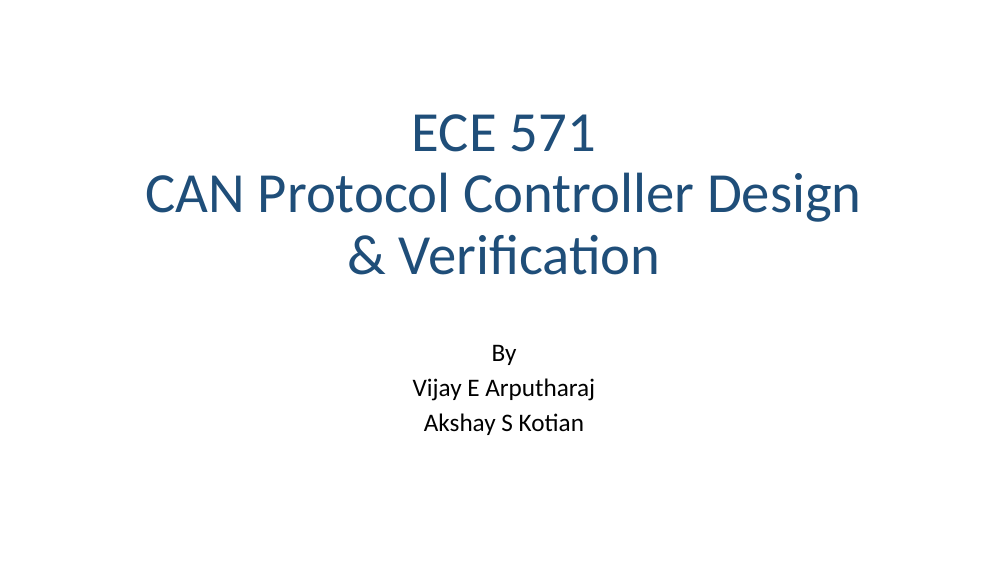
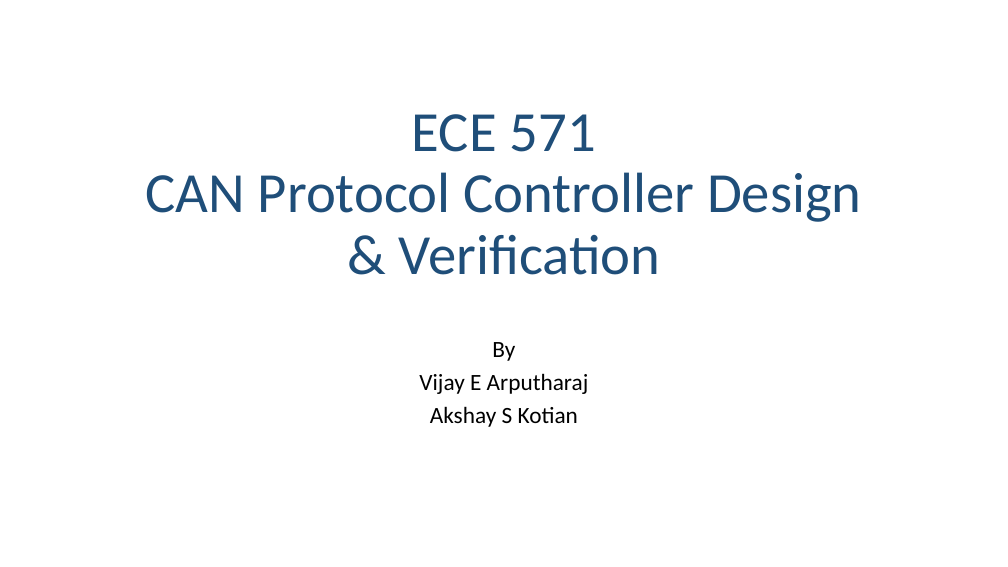
Before and after one commit to mafzzz/can-controller, a slide deck: slide 1 of Docs/Final Project Presenatation.pptx. Drawn at 1008x567 pixels with LibreOffice and Linux fonts; fonts in the diff are those of the drawing. Boxes give left, top, right and bottom in pixels: in the first picture for what was removed or moved away, otherwise in the second. Text is boxed around its words. In the diff, an @@ line names an element or a change of style, - is before the commit and + after.

```diff
--- a/Docs/Final Project Presenatation.pptx
+++ b/Docs/Final Project Presenatation.pptx
@@ subtitle "By" at (x1=419, y1=342, x2=589, y2=427): size 24 to 22.2 pt @@
```
Also in this commit, not shown: 11 other slides changed, 24 slides added, 1 slide removed.
